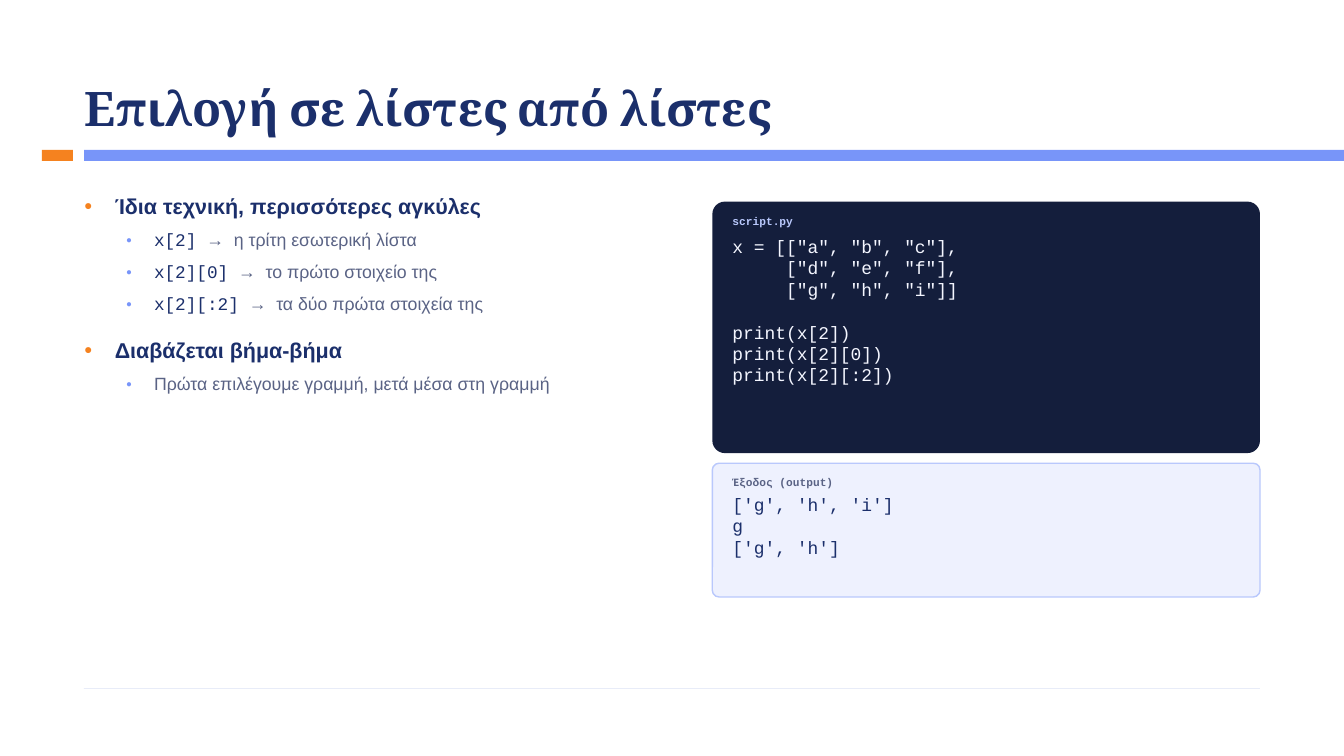
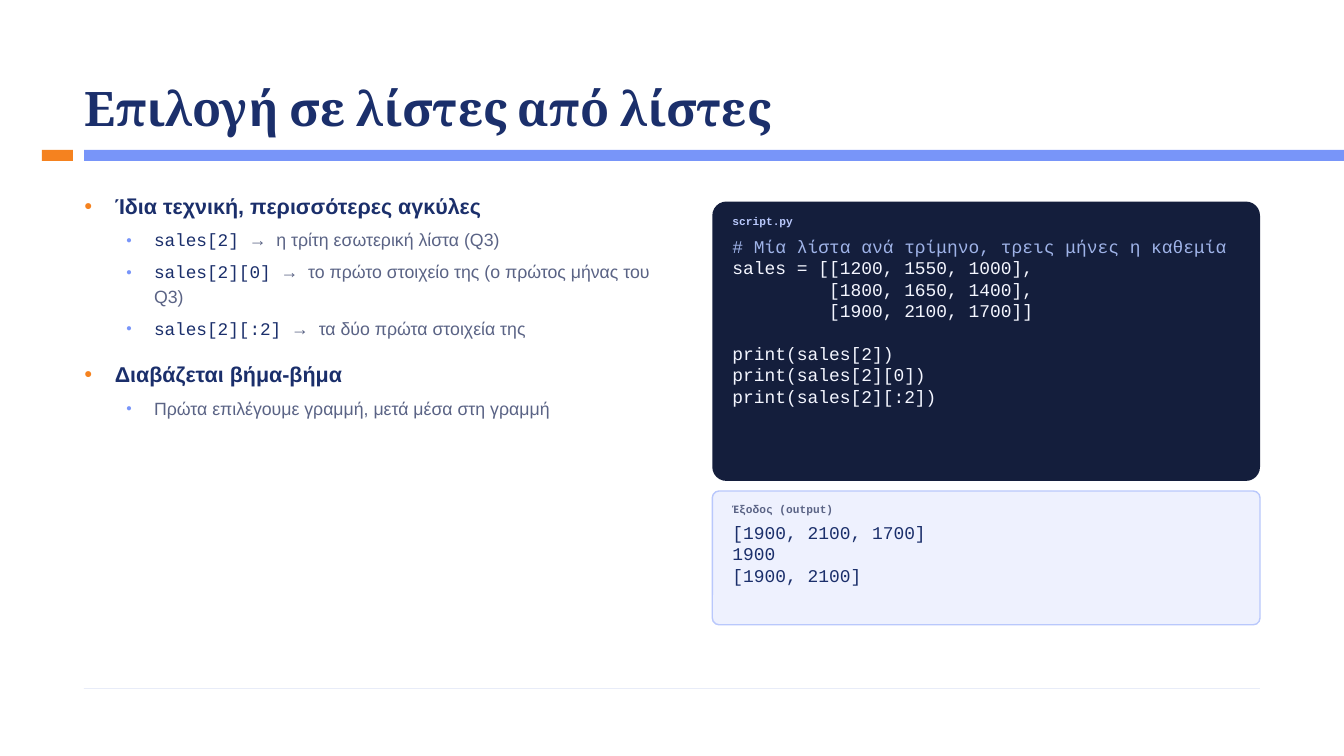
Before and after one commit to kalampokis/kalampokis.github.io, a slide deck: slide 30 of bap/Week3/BAP_Week3_Python_Basics.pptx. Drawn at 1344x756 pixels with LibreOffice and Linux fonts; fonts in the diff are those of the drawing. Boxes give left, top, right and bottom in pixels: in the first picture for what was removed or moved away, otherwise in the second. Text is boxed around its words. In the diff, an @@ line names an element or a change of style, - is before the commit and + after.

```diff
--- a/bap/Week3/BAP_Week3_Python_Basics.pptx
+++ b/bap/Week3/BAP_Week3_Python_Basics.pptx
@@ rounded rectangle: place and size @@
-rounded rectangle at bbox=[712, 202, 1260, 453]
+rounded rectangle at bbox=[712, 202, 1260, 481]
@@ text at bbox=[154, 233, 649, 339]: text changed @@
-  ● x[2] → η τρίτη εσωτερική λίστα
-  ● x[2][0] → το πρώτο στοιχείο της
-  ● x[2][:2] → τα δύο πρώτα στοιχεία της
+  ● sales[2] → η τρίτη εσωτερική λίστα (Q3)
+  ● sales[2][0] → το πρώτο στοιχείο της (ο πρώτος μήνας του Q3)
+  ● sales[2][:2] → τα δύο πρώτα στοιχεία της
@@ text at bbox=[732, 240, 1226, 407]: text changed @@
-x = [["a", "b", "c"],
-["d", "e", "f"],
-["g", "h", "i"]]
-print(x[2])
-print(x[2][0])
-print(x[2][:2])
+# Μία λίστα ανά τρίμηνο, τρεις μήνες η καθεμία
+sales = [[1200, 1550, 1000],
+[1800, 1650, 1400],
+[1900, 2100, 1700]]
+print(sales[2])
+print(sales[2][0])
+print(sales[2][:2])
@@ rounded rectangle: place and size @@
-rounded rectangle at bbox=[712, 463, 1260, 597]
+rounded rectangle at bbox=[712, 491, 1260, 625]
@@ text "Έξοδος (output)": place and size @@
-text "Έξοδος (output)" at bbox=[732, 478, 833, 489]
+text "Έξοδος (output)" at bbox=[732, 506, 833, 516]
@@ text at bbox=[732, 526, 926, 586]: text changed @@
-['g', 'h', 'i']
-g
-['g', 'h']
+[1900, 2100, 1700]
+1900
+[1900, 2100]
```
Also in this commit, not shown: 25 other slides changed, 1 slide added, 1 slide removed, 1 other file.
